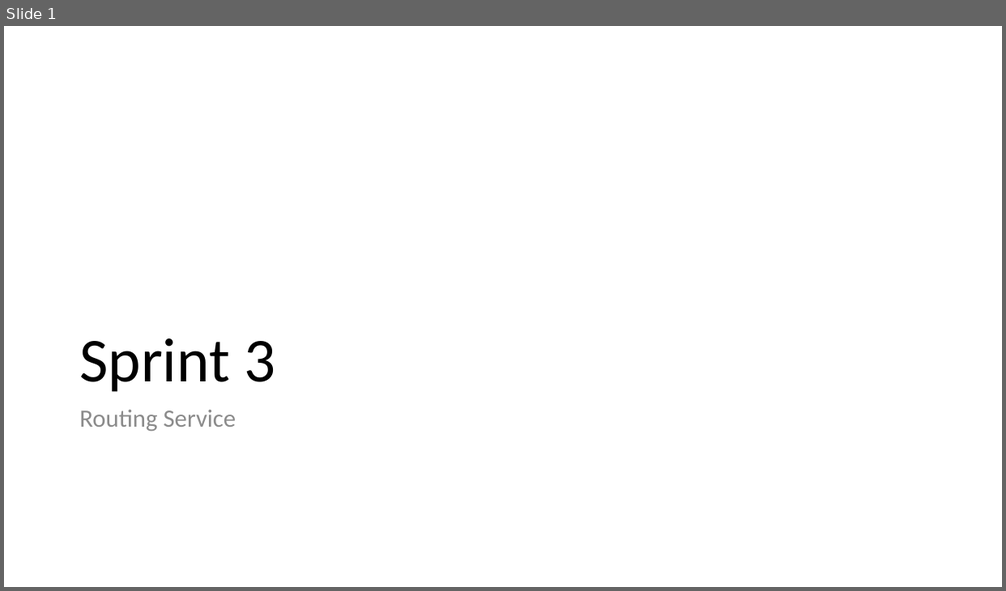
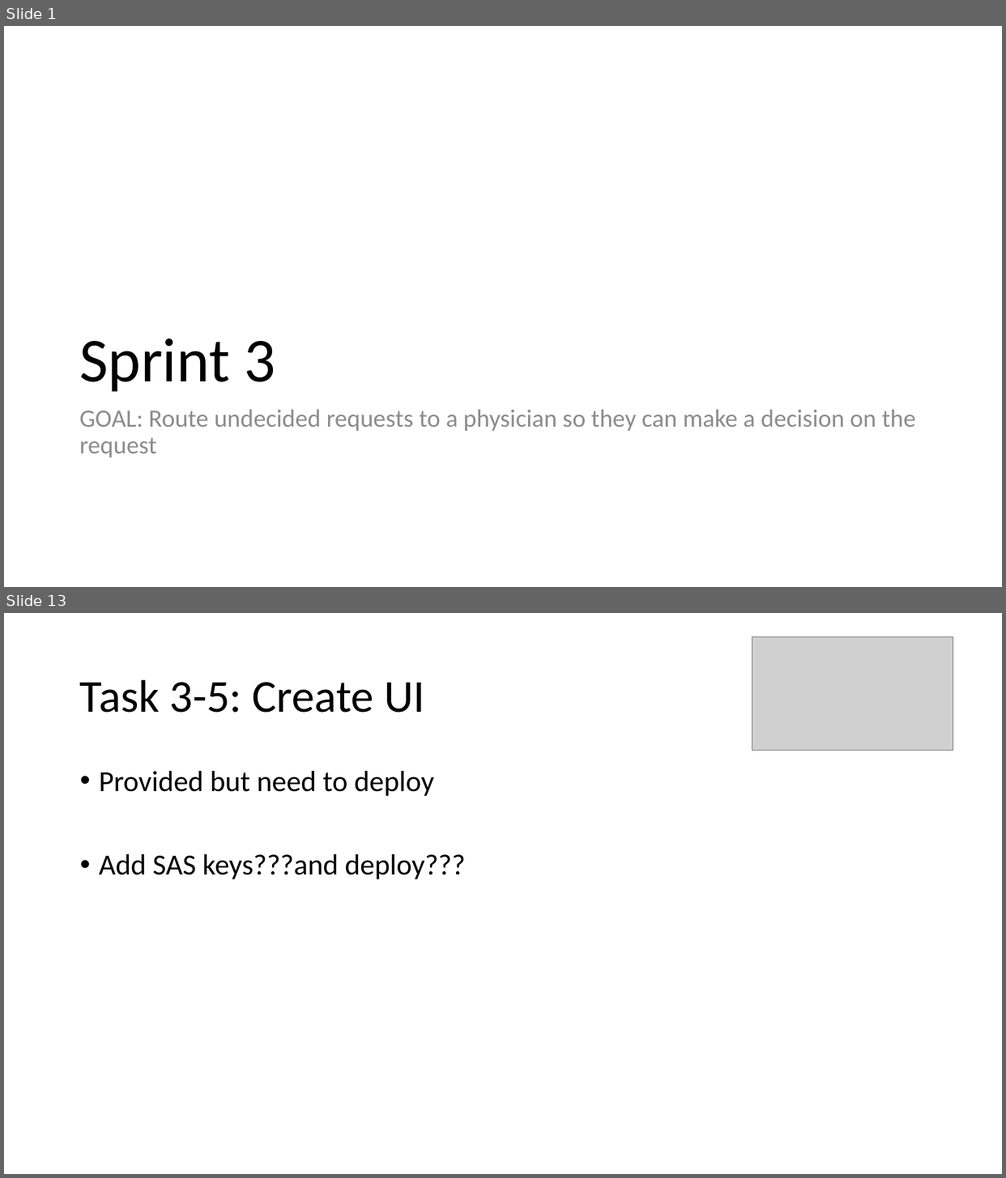
Before and after one commit to scottctr/EdaWorkshop, a slide deck: Sprint3/EdaWorkshop_Sprint3.pptx. Shown one above the other, each under a label of ours: slide 1 before the commit, slides 1 and 13 after it; the slides between them are not shown. The pictures are 1006x591 and 1006x1178 pixels, drawn with LibreOffice and Linux fonts; fonts in the diff are those of the drawing; grey boxes stand for pictures. Boxes give left, top, right and bottom in pixels: in the first picture for what was removed or moved away, otherwise in the second. Text is boxed around its words. In the diff, an @@ line names an element or a change of style, - is before the commit and + after.

Commit message:
Combining RoutingService and UI in sprint 3.

```diff
--- a/Sprint3/EdaWorkshop_Sprint3.pptx
+++ b/Sprint3/EdaWorkshop_Sprint3.pptx
@@ slide 13 added at [4, 613, 1002, 1174], background #FFFFFF @@
@@ picture added at [752, 637, 953, 750] @@
@@ title added at [80, 679, 425, 713], 44 pt, text #000000 @@
+Task 3-5: Create UI
@@ text added at [99, 771, 466, 879], 28 pt, text #000000 @@
+• Provided but need to deploy
+• Add SAS keys???and deploy???
@@ slide 1 changed as well @@
@@ text at [79, 409, 916, 458]: text changed @@
-Routing Service
+GOAL: Route undecided requests to a physician so they can make a decision on the request
```
Also in this commit, not shown: 6 other slides changed, 6 other slides added, 21 other files.
